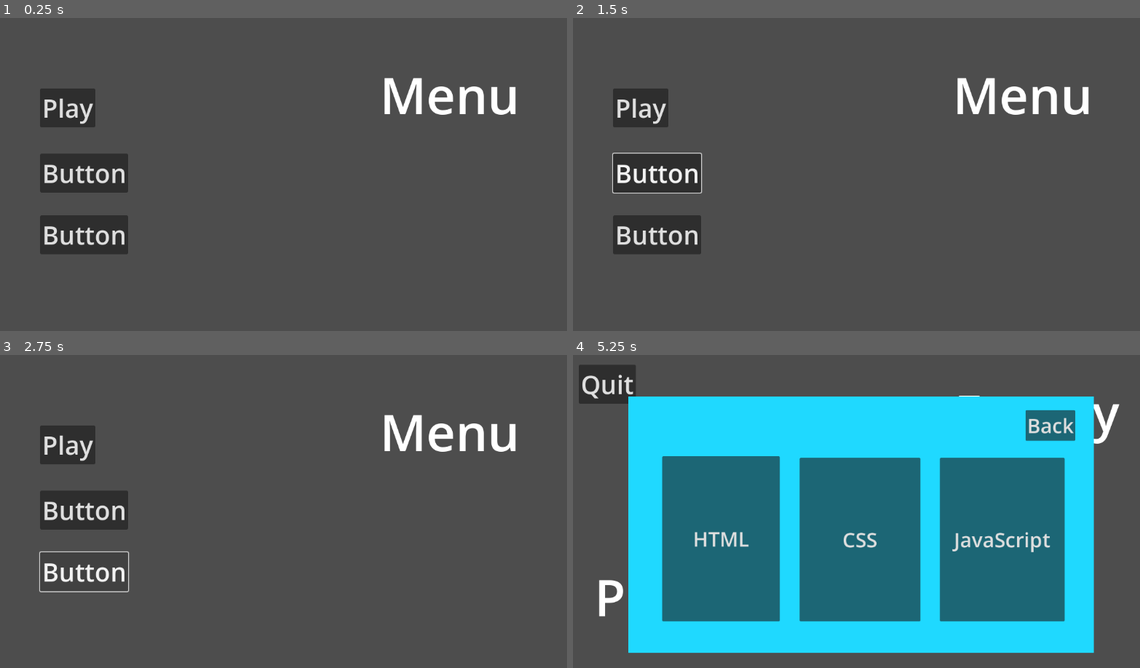
Above: before the commit, frames 1-4 (two rows, left to right).
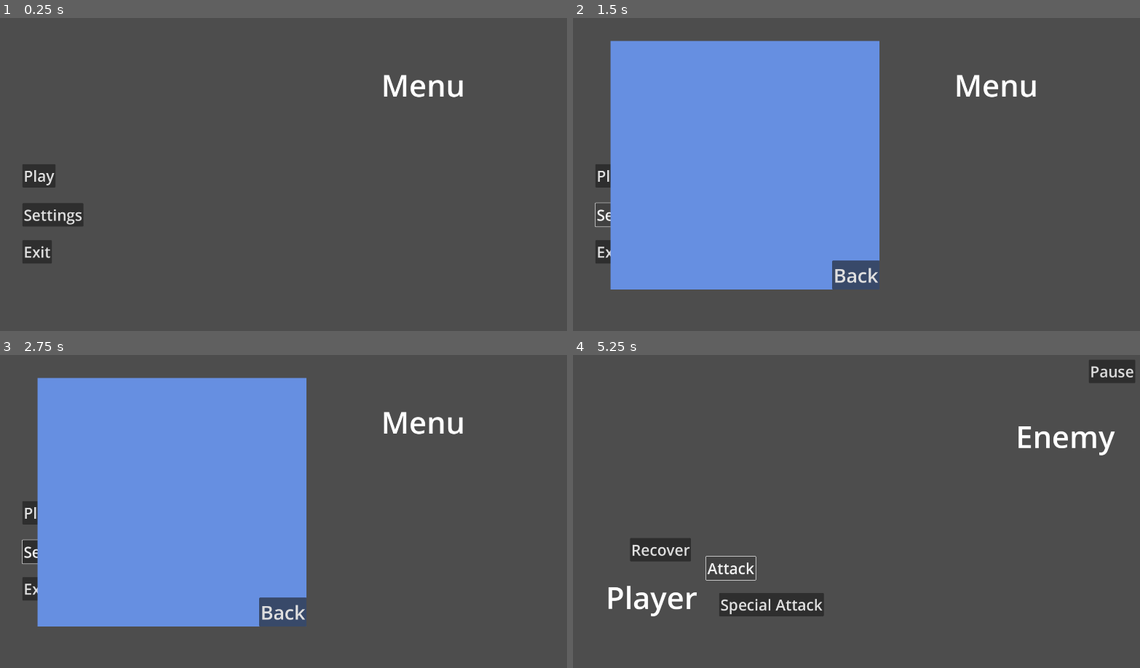
Above: after the commit, the same moments.

Repository: Llander15/guess-zio
Game: Godot game, scene res://Scenes/menu.tscn
The game is run twice, just before and just after one commit, with the same random seed, the same clock (stepped at 60 frames per second) and the same inputs. Before the commit the project starts from res://menu.tscn.
Inputs (mouse positions are in pixels of both pictures, inside the frame that each line leads up to):
- Up to frame 1 (0.25 s): no input
- Up to frame 2 (1.5 s): click (658, 174) at 0.5 s, where only the run before the commit has a clickable "Button"; click (624, 215) at 1.25 s, where only the run after the commit has a clickable "Settings"
- Up to frame 3 (2.75 s): click (85, 570) at 2 s, where only the run before the commit has a clickable "Button"
- Up to frame 4 (5.25 s): click (856, 611) at 2.75 s, where only the run after the commit has a clickable "Back"; click "Play" at 3.5 s; click "Difficulty" (after the commit: "Easy") at 4.25 s; click "Attack" at 5 s

The runs differ from the first frame. In frame 1, 6.8% of the frame differs, in the area x 3-92%, y 18-79%; in frame 2, 40%; in frame 3, 40%; in frame 4, 70%, in the area x 1-100%, y 1-96%.

Commit message:
Updated structure
changed the resolution to 1920*1080, separated scenes from scripts to easily debug later

Diff:
--- /dev/null
+++ b/Scenes/Popups/pause.tscn
@@ -0,0 +1,47 @@
+[gd_scene load_steps=3 format=3 uid="uid://qhv28r00fkto"]
+
+[ext_resource type="Script" uid="uid://cllptns53oj4c" path="res://Scripts/Popups/pause.gd" id="1_erpca"]
+[ext_resource type="PackedScene" uid="uid://dir2ousrcwnry" path="res://Scenes/Popups/settings.tscn" id="2_14sx3"]
+
+[node name="Pause" type="Popup"]
+size = Vector2i(800, 450)
+visible = true
+script = ExtResource("1_erpca")
+
+[node name="ColorRect" type="ColorRect" parent="."]
+offset_right = 811.0
+offset_bottom = 461.0
+color = Color(0.505357, 0.560805, 0.198488, 1)
+
+[node name="Buttons" type="Node" parent="."]
+
+[node name="Resume" type="Button" parent="Buttons"]
+offset_left = 72.0
+offset_top = 176.0
+offset_right = 209.0
+offset_bottom = 272.0
+theme_override_font_sizes/font_size = 32
+text = "Resume"
+
+[node name="Settings" type="Button" parent="Buttons"]
+offset_left = 337.0
+offset_top = 176.0
+offset_right = 474.0
+offset_bottom = 272.0
+theme_override_font_sizes/font_size = 32
+text = "Settings"
+
+[node name="Quit" type="Button" parent="Buttons"]
+offset_left = 589.0
+offset_top = 176.0
+offset_right = 726.0
+offset_bottom = 272.0
+theme_override_font_sizes/font_size = 32
+text = "Quit"
+
+[node name="Settings" parent="." instance=ExtResource("2_14sx3")]
+visible = false
+
+[connection signal="pressed" from="Buttons/Resume" to="." method="resumePressed"]
+[connection signal="pressed" from="Buttons/Settings" to="." method="settingsPressed"]
+[connection signal="pressed" from="Buttons/Quit" to="." method="quitPressed"]
--- /dev/null
+++ b/Scenes/Popups/settings.tscn
@@ -0,0 +1,23 @@
+[gd_scene load_steps=2 format=3 uid="uid://dir2ousrcwnry"]
+
+[ext_resource type="Script" uid="uid://b8gpwjxsyj56r" path="res://Scripts/Popups/settings.gd" id="1_akgvu"]
+
+[node name="Settings" type="Popup"]
+size = Vector2i(1600, 900)
+visible = true
+script = ExtResource("1_akgvu")
+
+[node name="ColorRect" type="ColorRect" parent="."]
+offset_right = 1620.0
+offset_bottom = 937.0
+color = Color(0.401199, 0.56199, 0.879901, 1)
+
+[node name="Back btn" type="Button" parent="."]
+offset_left = 731.0
+offset_top = 724.0
+offset_right = 887.0
+offset_bottom = 820.0
+theme_override_font_sizes/font_size = 64
+text = "Back"
+
+[connection signal="pressed" from="Back btn" to="." method="backBtnPressed"]
--- /dev/null
+++ b/Scenes/difficulty.tscn
@@ -0,0 +1,63 @@
+[gd_scene load_steps=2 format=3 uid="uid://ba1p7q4qievn3"]
+
+[ext_resource type="Script" uid="uid://ce4yl22vvwywm" path="res://Scripts/difficulty.gd" id="1_s0jdy"]
+
+[node name="Difficulty" type="Node2D"]
+script = ExtResource("1_s0jdy")
+
+[node name="Camera2D" type="Camera2D" parent="."]
+position = Vector2(960, -540)
+
+[node name="Label" type="Label" parent="."]
+offset_left = 744.0
+offset_top = -1009.0
+offset_right = 1180.0
+offset_bottom = -872.0
+theme_override_font_sizes/font_size = 100
+text = "Difficulty"
+metadata/_edit_use_anchors_ = true
+
+[node name="Buttons" type="Node" parent="."]
+
+[node name="Difficulty Buttons" type="Node" parent="Buttons"]
+
+[node name="Diff 1" type="Button" parent="Buttons/Difficulty Buttons"]
+offset_left = 452.0
+offset_top = -681.0
+offset_right = 678.0
+offset_bottom = -352.0
+theme_override_font_sizes/font_size = 32
+text = "Easy"
+metadata/_edit_use_anchors_ = true
+
+[node name="Diff 2" type="Button" parent="Buttons/Difficulty Buttons"]
+offset_left = 836.0
+offset_top = -681.0
+offset_right = 1062.0
+offset_bottom = -352.0
+theme_override_font_sizes/font_size = 32
+text = "Intermediate"
+metadata/_edit_use_anchors_ = true
+
+[node name="Diff 3" type="Button" parent="Buttons/Difficulty Buttons"]
+offset_left = 1218.0
+offset_top = -681.0
+offset_right = 1444.0
+offset_bottom = -352.0
+theme_override_font_sizes/font_size = 32
+text = "Hard"
+metadata/_edit_use_anchors_ = true
+
+[node name="Back Button" type="Button" parent="Buttons"]
+offset_left = 144.0
+offset_top = -166.0
+offset_right = 267.0
+offset_bottom = -89.0
+theme_override_font_sizes/font_size = 50
+text = "Back"
+metadata/_edit_use_anchors_ = true
+
+[connection signal="pressed" from="Buttons/Difficulty Buttons/Diff 1" to="." method="diff1Pressed"]
+[connection signal="pressed" from="Buttons/Difficulty Buttons/Diff 2" to="." method="diff2Pressed"]
+[connection signal="pressed" from="Buttons/Difficulty Buttons/Diff 3" to="." method="diff3Pressed"]
+[connection signal="pressed" from="Buttons/Back Button" to="." method="backButtonPressed"]
--- /dev/null
+++ b/Scenes/game.tscn
@@ -0,0 +1,76 @@
+[gd_scene load_steps=3 format=3 uid="uid://ddb8pitm12cef"]
+
+[ext_resource type="Script" uid="uid://caudtx86fa5ap" path="res://Scripts/game.gd" id="1_80nbo"]
+[ext_resource type="PackedScene" uid="uid://qhv28r00fkto" path="res://Scenes/Popups/pause.tscn" id="2_qxrlw"]
+
+[node name="Game" type="Node2D"]
+script = ExtResource("1_80nbo")
+
+[node name="Camera2D" type="Camera2D" parent="."]
+position = Vector2(960, -540)
+
+[node name="Player" type="Node" parent="."]
+
+[node name="Player Name" type="Label" parent="Player"]
+offset_left = 144.0
+offset_top = -335.0
+offset_right = 446.0
+offset_bottom = -198.0
+theme_override_font_sizes/font_size = 100
+text = "Player"
+metadata/_edit_use_anchors_ = true
+
+[node name="Attack btn" type="Button" parent="Player"]
+offset_left = 475.0
+offset_top = -401.0
+offset_right = 638.0
+offset_bottom = -324.0
+theme_override_font_sizes/font_size = 50
+text = "Attack"
+metadata/_edit_use_anchors_ = true
+
+[node name="Recovery btn" type="Button" parent="Player"]
+offset_left = 224.0
+offset_top = -462.0
+offset_right = 425.0
+offset_bottom = -385.0
+theme_override_font_sizes/font_size = 50
+text = "Recover"
+metadata/_edit_use_anchors_ = true
+
+[node name="Special Skill btn" type="Button" parent="Player"]
+offset_left = 518.0
+offset_top = -281.0
+offset_right = 863.0
+offset_bottom = -204.0
+theme_override_font_sizes/font_size = 50
+text = "Special Attack"
+metadata/_edit_use_anchors_ = true
+
+[node name="Enemy2" type="Node" parent="."]
+
+[node name="Enemy Name" type="Label" parent="Enemy2"]
+offset_left = 1496.0
+offset_top = -866.0
+offset_right = 1822.0
+offset_bottom = -729.0
+theme_override_font_sizes/font_size = 100
+text = "Enemy"
+metadata/_edit_use_anchors_ = true
+
+[node name="Pause btn" type="Button" parent="."]
+offset_left = 1737.0
+offset_top = -1050.0
+offset_right = 1890.0
+offset_bottom = -973.0
+theme_override_font_sizes/font_size = 50
+text = "Pause"
+metadata/_edit_use_anchors_ = true
+
+[node name="Pause" parent="." instance=ExtResource("2_qxrlw")]
+
+[connection signal="pressed" from="Player/Attack btn" to="." method="atkBtnPressed"]
+[connection signal="pressed" from="Player/Recovery btn" to="." method="recBtnPressed"]
+[connection signal="pressed" from="Player/Special Skill btn" to="." method="spBtnPressed"]
+[connection signal="pressed" from="Pause btn" to="." method="quitPressed"]
+[connection signal="pressed" from="Pause btn" to="." method="pausePressed"]
--- /dev/null
+++ b/Scenes/menu.tscn
@@ -0,0 +1,54 @@
+[gd_scene load_steps=3 format=3 uid="uid://dwut7kg1wiryc"]
+
+[ext_resource type="Script" uid="uid://df07lu1q5mauk" path="res://Scripts/menu.gd" id="1_1rerr"]
+[ext_resource type="PackedScene" uid="uid://dir2ousrcwnry" path="res://Scenes/Popups/settings.tscn" id="2_xhh6f"]
+
+[node name="Menu" type="Node2D"]
+script = ExtResource("1_1rerr")
+
+[node name="Camera2D" type="Camera2D" parent="."]
+position = Vector2(1799, -895)
+
+[node name="Menu Title" type="Label" parent="."]
+offset_left = 2132.0
+offset_top = -1268.0
+offset_right = 2409.0
+offset_bottom = -1131.0
+theme_override_font_sizes/font_size = 100
+text = "Menu"
+metadata/_edit_use_anchors_ = true
+
+[node name="Buttons" type="Node" parent="."]
+
+[node name="Play Button" type="Button" parent="Buttons"]
+offset_left = 949.0
+offset_top = -939.0
+offset_right = 1058.0
+offset_bottom = -862.0
+theme_override_font_sizes/font_size = 50
+text = "Play"
+metadata/_edit_use_anchors_ = true
+
+[node name="Settings Button" type="Button" parent="Buttons"]
+offset_left = 949.0
+offset_top = -810.0
+offset_right = 1150.0
+offset_bottom = -733.0
+theme_override_font_sizes/font_size = 50
+text = "Settings"
+metadata/_edit_use_anchors_ = true
+
+[node name="Exit Button" type="Button" parent="Buttons"]
+offset_left = 949.0
+offset_top = -688.0
+offset_right = 1046.0
+offset_bottom = -611.0
+theme_override_font_sizes/font_size = 50
+text = "Exit"
+metadata/_edit_use_anchors_ = true
+
+[node name="Settings" parent="." instance=ExtResource("2_xhh6f")]
+
+[connection signal="pressed" from="Buttons/Play Button" to="." method="playButtonPressed"]
+[connection signal="pressed" from="Buttons/Settings Button" to="." method="settingsButtonPressed"]
+[connection signal="pressed" from="Buttons/Exit Button" to="." method="exitButtonPressed"]
--- /dev/null
+++ b/Scripts/Popups/pause.gd
@@ -0,0 +1,13 @@
+extends Popup
+
+func _ready():
+	$"Settings".hide() #prevents the popup from showing when got back from other scene
+
+func resumePressed() -> void:
+	self.hide()
+
+func settingsPressed() -> void:
+	$"Settings".popup_centered()
+
+func quitPressed() -> void:
+	get_tree().change_scene_to_file("res://Scenes/menu.tscn")
--- /dev/null
+++ b/Scripts/Popups/settings.gd
@@ -0,0 +1,4 @@
+extends Popup
+
+func backBtnPressed() -> void:
+	self.hide()
--- /dev/null
+++ b/Scripts/difficulty.gd
@@ -0,0 +1,16 @@
+extends Node2D
+
+func backButtonPressed() -> void:
+	get_tree().change_scene_to_file("res://Scenes/menu.tscn")
+
+func diff1Pressed() -> void:
+	#add a function that changes the difficulty diff1
+	get_tree().change_scene_to_file("res://Scenes/game.tscn")
+
+func diff2Pressed() -> void:
+	#add a function that changes the difficulty diff2
+	get_tree().change_scene_to_file("res://Scenes/game.tscn")
+
+func diff3Pressed() -> void:
+	#add a function that changes the difficulty diff3
+	get_tree().change_scene_to_file("res://Scenes/game.tscn")
--- /dev/null
+++ b/Scripts/game.gd
@@ -0,0 +1,16 @@
+extends Node2D
+
+func _ready():
+	$"Pause".hide() #prevents the popup from showing when got back from difficulty/game scene
+
+func atkBtnPressed() -> void:
+	pass
+
+func recBtnPressed() -> void:
+	pass
+
+func spBtnPressed() -> void:
+	pass
+
+func pausePressed() -> void:
+	$"Pause".popup_centered()
--- /dev/null
+++ b/Scripts/menu.gd
@@ -0,0 +1,13 @@
+extends Node2D
+
+func _ready():
+	$"Settings".hide() #prevents the popup from showing when got back from difficulty/game scene
+
+func playButtonPressed() -> void:
+	get_tree().change_scene_to_file("res://Scenes/difficulty.tscn")
+
+func settingsButtonPressed() -> void:
+	$"Settings".popup_centered()
+
+func exitButtonPressed() -> void:
+	get_tree().quit()
--- a/difficulty.gd
+++ /dev/null
@@ -1,16 +0,0 @@
-extends Node2D
-
-func backButtonPressed() -> void:
-	get_tree().change_scene_to_file("res://menu.tscn")
-
-func diff1Pressed() -> void:
-	#add a function that changes the difficulty diff1
-	get_tree().change_scene_to_file("res://game.tscn")
-
-func diff2Pressed() -> void:
-	#add a function that changes the difficulty diff2
-	get_tree().change_scene_to_file("res://game.tscn")
-
-func diff3Pressed() -> void:
-	#add a function that changes the difficulty diff3
-	get_tree().change_scene_to_file("res://game.tscn")
--- a/difficulty.tscn
+++ /dev/null
@@ -1,57 +0,0 @@
-[gd_scene load_steps=2 format=3 uid="uid://ba1p7q4qievn3"]
-
-[ext_resource type="Script" uid="uid://ce4yl22vvwywm" path="res://difficulty.gd" id="1_ou7of"]
-
-[node name="Difficulty" type="Node2D"]
-script = ExtResource("1_ou7of")
-
-[node name="Camera2D" type="Camera2D" parent="."]
-
-[node name="Label" type="Label" parent="."]
-offset_left = -218.0
-offset_top = -309.0
-offset_right = 218.0
-offset_bottom = -172.0
-theme_override_font_sizes/font_size = 100
-text = "Difficulty"
-
-[node name="Buttons" type="Node" parent="."]
-
-[node name="Difficulty Buttons" type="Node" parent="Buttons"]
-
-[node name="Diff 1" type="Button" parent="Buttons/Difficulty Buttons"]
-offset_left = -508.0
-offset_top = -141.0
-offset_right = -282.0
-offset_bottom = 188.0
-theme_override_font_sizes/font_size = 50
-text = "Difficulty"
-
-[node name="Diff 2" type="Button" parent="Buttons/Difficulty Buttons"]
-offset_left = -124.0
-offset_top = -141.0
-offset_right = 102.0
-offset_bottom = 188.0
-theme_override_font_sizes/font_size = 50
-text = "Difficulty"
-
-[node name="Diff 3" type="Button" parent="Buttons/Difficulty Buttons"]
-offset_left = 258.0
-offset_top = -141.0
-offset_right = 484.0
-offset_bottom = 188.0
-theme_override_font_sizes/font_size = 50
-text = "Difficulty"
-
-[node name="Back Button" type="Button" parent="Buttons"]
-offset_left = -546.0
-offset_top = 218.0
-offset_right = -423.0
-offset_bottom = 295.0
-theme_override_font_sizes/font_size = 50
-text = "Back"
-
-[connection signal="pressed" from="Buttons/Difficulty Buttons/Diff 1" to="." method="diff1Pressed"]
-[connection signal="pressed" from="Buttons/Difficulty Buttons/Diff 2" to="." method="diff2Pressed"]
-[connection signal="pressed" from="Buttons/Difficulty Buttons/Diff 3" to="." method="diff3Pressed"]
-[connection signal="pressed" from="Buttons/Back Button" to="." method="backButtonPressed"]
--- a/game.gd
+++ /dev/null
@@ -1,13 +0,0 @@
-extends Node2D
-
-func quitPressed() -> void:
-	get_tree().change_scene_to_file("res://difficulty.tscn")
-
-func atkBtnPressed() -> void:
-	$OptionPopup.visible = true
-
-func recBtnPressed() -> void:
-	$OptionPopup.visible = true
-
-func spBtnPressed() -> void:
-	$OptionPopup.visible = true
--- a/game.tscn
+++ /dev/null
@@ -1,72 +0,0 @@
-[gd_scene load_steps=3 format=3 uid="uid://ddb8pitm12cef"]
-
-[ext_resource type="Script" uid="uid://caudtx86fa5ap" path="res://game.gd" id="1_80nbo"]
-[ext_resource type="PackedScene" uid="uid://cir0kj65wqxha" path="res://optionPopup.tscn" id="2_e2o6t"]
-
-[node name="Game" type="Node2D"]
-script = ExtResource("1_80nbo")
-
-[node name="OptionPopup" parent="." instance=ExtResource("2_e2o6t")]
-visible = false
-z_index = 5
-position = Vector2(-445, -233)
-scale = Vector2(0.799446, 0.786843)
-
-[node name="Camera2D" type="Camera2D" parent="."]
-
-[node name="Player" type="Node" parent="."]
-
-[node name="Player Name" type="Label" parent="Player"]
-offset_left = -512.0
-offset_top = 95.0
-offset_right = -210.0
-offset_bottom = 232.0
-theme_override_font_sizes/font_size = 100
-text = "Player"
-
-[node name="Attack btn" type="Button" parent="Player"]
-offset_left = -181.0
-offset_top = 29.0
-offset_right = -18.0
-offset_bottom = 106.0
-theme_override_font_sizes/font_size = 50
-text = "Attack"
-
-[node name="Recovery btn" type="Button" parent="Player"]
-offset_left = -432.0
-offset_top = -32.0
-offset_right = -231.0
-offset_bottom = 45.0
-theme_override_font_sizes/font_size = 50
-text = "Recover"
-
-[node name="Special Skill btn" type="Button" parent="Player"]
-offset_left = -138.0
-offset_top = 149.0
-offset_right = 207.0
-offset_bottom = 226.0
-theme_override_font_sizes/font_size = 50
-text = "Special Attack"
-
-[node name="Enemy2" type="Node" parent="."]
-
-[node name="Enemy Name" type="Label" parent="Enemy2"]
-offset_left = 200.0
-offset_top = -271.0
-offset_right = 526.0
-offset_bottom = -134.0
-theme_override_font_sizes/font_size = 100
-text = "Enemy"
-
-[node name="Quit btn" type="Button" parent="."]
-offset_left = -543.0
-offset_top = -296.0
-offset_right = -430.0
-offset_bottom = -219.0
-theme_override_font_sizes/font_size = 50
-text = "Quit"
-
-[connection signal="pressed" from="Player/Attack btn" to="." method="atkBtnPressed"]
-[connection signal="pressed" from="Player/Recovery btn" to="." method="recBtnPressed"]
-[connection signal="pressed" from="Player/Special Skill btn" to="." method="spBtnPressed"]
-[connection signal="pressed" from="Quit btn" to="." method="quitPressed"]
--- a/guess-zio-main/difficulty.gd
+++ /dev/null
@@ -1,16 +0,0 @@
-extends Node2D
-
-func backButtonPressed() -> void:
-	get_tree().change_scene_to_file("res://menu.tscn")
-
-func diff1Pressed() -> void:
-	#add a function that changes the difficulty diff1
-	get_tree().change_scene_to_file("res://game.tscn")
-
-func diff2Pressed() -> void:
-	#add a function that changes the difficulty diff2
-	get_tree().change_scene_to_file("res://game.tscn")
-
-func diff3Pressed() -> void:
-	#add a function that changes the difficulty diff3
-	get_tree().change_scene_to_file("res://game.tscn")
--- a/guess-zio-main/difficulty.tscn
+++ /dev/null
@@ -1,57 +0,0 @@
-[gd_scene load_steps=2 format=3 uid="uid://ba1p7q4qievn3"]
-
-[ext_resource type="Script" uid="uid://ce4yl22vvwywm" path="res://difficulty.gd" id="1_ou7of"]
-
-[node name="Difficulty" type="Node2D"]
-script = ExtResource("1_ou7of")
-
-[node name="Camera2D" type="Camera2D" parent="."]
-
-[node name="Label" type="Label" parent="."]
-offset_left = -218.0
-offset_top = -309.0
-offset_right = 218.0
-offset_bottom = -172.0
-theme_override_font_sizes/font_size = 100
-text = "Difficulty"
-
-[node name="Buttons" type="Node" parent="."]
-
-[node name="Difficulty Buttons" type="Node" parent="Buttons"]
-
-[node name="Diff 1" type="Button" parent="Buttons/Difficulty Buttons"]
-offset_left = -508.0
-offset_top = -141.0
-offset_right = -282.0
-offset_bottom = 188.0
-theme_override_font_sizes/font_size = 50
-text = "Easy"
-
-[node name="Diff 2" type="Button" parent="Buttons/Difficulty Buttons"]
-offset_left = -124.0
-offset_top = -141.0
-offset_right = 102.0
-offset_bottom = 188.0
-theme_override_font_sizes/font_size = 50
-text = "Medium"
-
-[node name="Diff 3" type="Button" parent="Buttons/Difficulty Buttons"]
-offset_left = 258.0
-offset_top = -141.0
-offset_right = 484.0
-offset_bottom = 188.0
-theme_override_font_sizes/font_size = 50
-text = "Hard"
-
-[node name="Back Button" type="Button" parent="Buttons"]
-offset_left = -546.0
-offset_top = 218.0
-offset_right = -423.0
-offset_bottom = 295.0
-theme_override_font_sizes/font_size = 50
-text = "Back"
-
-[connection signal="pressed" from="Buttons/Difficulty Buttons/Diff 1" to="." method="diff1Pressed"]
-[connection signal="pressed" from="Buttons/Difficulty Buttons/Diff 2" to="." method="diff2Pressed"]
-[connection signal="pressed" from="Buttons/Difficulty Buttons/Diff 3" to="." method="diff3Pressed"]
-[connection signal="pressed" from="Buttons/Back Button" to="." method="backButtonPressed"]
--- a/guess-zio-main/game.gd
+++ /dev/null
@@ -1,13 +0,0 @@
-extends Node2D
-
-func quitPressed() -> void:
-	get_tree().change_scene_to_file("res://difficulty.tscn")
-
-func atkBtnPressed() -> void:
-	$OptionPopup.visible = true
-
-func recBtnPressed() -> void:
-	$OptionPopup.visible = true
-
-func spBtnPressed() -> void:
-	$OptionPopup.visible = true
--- a/guess-zio-main/game.tscn
+++ /dev/null
@@ -1,72 +0,0 @@
-[gd_scene load_steps=3 format=3 uid="uid://ddb8pitm12cef"]
-
-[ext_resource type="Script" uid="uid://caudtx86fa5ap" path="res://game.gd" id="1_80nbo"]
-[ext_resource type="PackedScene" uid="uid://cir0kj65wqxha" path="res://optionPopup.tscn" id="2_e2o6t"]
-
-[node name="Game" type="Node2D"]
-script = ExtResource("1_80nbo")
-
-[node name="OptionPopup" parent="." instance=ExtResource("2_e2o6t")]
-visible = false
-z_index = 5
-position = Vector2(-445, -233)
-scale = Vector2(0.799446, 0.786843)
-
-[node name="Camera2D" type="Camera2D" parent="."]
-
-[node name="Player" type="Node" parent="."]
-
-[node name="Player Name" type="Label" parent="Player"]
-offset_left = -662.0
-offset_top = 299.0
-offset_right = -360.0
-offset_bottom = 436.0
-theme_override_font_sizes/font_size = 100
-text = "Player"
-
-[node name="Attack btn" type="Button" parent="Player"]
-offset_left = -286.0
-offset_top = 151.0
-offset_right = -123.0
-offset_bottom = 228.0
-theme_override_font_sizes/font_size = 50
-text = "Attack"
-
-[node name="Recovery btn" type="Button" parent="Player"]
-offset_left = -599.0
-offset_top = 54.0
-offset_right = -398.0
-offset_bottom = 131.0
-theme_override_font_sizes/font_size = 50
-text = "Recover"
-
-[node name="Special Skill btn" type="Button" parent="Player"]
-offset_left = -256.0
-offset_top = 346.0
-offset_right = 89.0
-offset_bottom = 423.0
-theme_override_font_sizes/font_size = 50
-text = "Special Attack"
-
-[node name="Enemy2" type="Node" parent="."]
-
-[node name="Enemy Name" type="Label" parent="Enemy2"]
-offset_left = 266.0
-offset_top = -372.0
-offset_right = 592.0
-offset_bottom = -235.0
-theme_override_font_sizes/font_size = 100
-text = "Enemy"
-
-[node name="Quit btn" type="Button" parent="."]
-offset_left = -674.0
-offset_top = -414.0
-offset_right = -561.0
-offset_bottom = -337.0
-theme_override_font_sizes/font_size = 50
-text = "Quit"
-
-[connection signal="pressed" from="Player/Attack btn" to="." method="atkBtnPressed"]
-[connection signal="pressed" from="Player/Recovery btn" to="." method="recBtnPressed"]
-[connection signal="pressed" from="Player/Special Skill btn" to="." method="spBtnPressed"]
-[connection signal="pressed" from="Quit btn" to="." method="quitPressed"]
--- a/menu.gd
+++ /dev/null
@@ -1,4 +0,0 @@
-extends Node2D
-
-func playButtonPressed() -> void:
-	get_tree().change_scene_to_file("res://difficulty.tscn")
--- a/menu.tscn
+++ /dev/null
@@ -1,45 +0,0 @@
-[gd_scene load_steps=2 format=3 uid="uid://dwut7kg1wiryc"]
-
-[ext_resource type="Script" uid="uid://df07lu1q5mauk" path="res://menu.gd" id="1_lti8b"]
-
-[node name="Menu" type="Node2D"]
-script = ExtResource("1_lti8b")
-metadata/_edit_vertical_guides_ = [-475.0]
-
-[node name="Camera2D" type="Camera2D" parent="."]
-
-[node name="Menu Title" type="Label" parent="."]
-offset_left = 197.0
-offset_top = -232.0
-offset_right = 474.0
-offset_bottom = -95.0
-theme_override_font_sizes/font_size = 100
-text = "Menu"
-
-[node name="Buttons" type="Node" parent="."]
-
-[node name="Play Button" type="Button" parent="Buttons"]
-offset_left = -475.0
-offset_top = -176.0
-offset_right = -366.0
-offset_bottom = -99.0
-theme_override_font_sizes/font_size = 50
-text = "Play"
-
-[node name="Button 2" type="Button" parent="Buttons"]
-offset_left = -475.0
-offset_top = -47.0
-offset_right = -301.0
-offset_bottom = 30.0
-theme_override_font_sizes/font_size = 50
-text = "Button"
-
-[node name="Button 3" type="Button" parent="Buttons"]
-offset_left = -475.0
-offset_top = 75.0
-offset_right = -301.0
-offset_bottom = 152.0
-theme_override_font_sizes/font_size = 50
-text = "Button"
-
-[connection signal="pressed" from="Buttons/Play Button" to="." method="playButtonPressed"]
--- a/optionPopup.tscn
+++ /dev/null
@@ -1,52 +0,0 @@
-[gd_scene load_steps=2 format=3 uid="uid://cir0kj65wqxha"]
-
-[ext_resource type="Script" uid="uid://bcat8braiohp4" path="res://option_popup.gd" id="1_vfki3"]
-
-[node name="OptionPopup" type="Node2D"]
-script = ExtResource("1_vfki3")
-
-[node name="BlankSpace" type="TextureButton" parent="."]
-offset_left = -648.0
-offset_top = -471.0
-offset_right = 1869.0
-offset_bottom = 1053.0
-
-[node name="BackGround" type="ColorRect" parent="."]
-offset_right = 1152.0
-offset_bottom = 644.0
-color = Color(0.121569, 0.85098, 1, 1)
-
-[node name="HTML btn" type="Button" parent="."]
-offset_left = 84.0
-offset_top = 150.0
-offset_right = 375.0
-offset_bottom = 565.0
-theme_override_font_sizes/font_size = 50
-text = "HTML"
-
-[node name="CSS btn" type="Button" parent="."]
-offset_left = 424.0
-offset_top = 154.0
-offset_right = 723.0
-offset_bottom = 565.0
-theme_override_font_sizes/font_size = 50
-text = "CSS"
-
-[node name="JavaScript" type="Button" parent="."]
-offset_left = 771.0
-offset_top = 154.0
-offset_right = 1080.0
-offset_bottom = 565.0
-theme_override_font_sizes/font_size = 50
-text = "JavaScript"
-
-[node name="Back" type="Button" parent="."]
-offset_left = 983.0
-offset_top = 34.0
-offset_right = 1106.0
-offset_bottom = 111.0
-theme_override_font_sizes/font_size = 50
-text = "Back"
-
-[connection signal="pressed" from="BlankSpace" to="." method="blankSpacePressed"]
-[connection signal="pressed" from="Back" to="." method="backBtnPressed"]
--- a/option_popup.gd
+++ /dev/null
@@ -1,7 +0,0 @@
-extends Node2D
-
-func backBtnPressed() -> void:
-	$".".visible = false
-
-func blankSpacePressed() -> void:
-	$".".visible = false
--- a/project.godot
+++ b/project.godot
@@ -17,4 +17,7 @@
 
 [display]
 
+window/size/viewport_width=1920
+window/size/viewport_height=1080
+window/size/mode=3
 window/stretch/mode="viewport"
Not shown, added: Scripts/Popups/pause.gd.uid
Not shown, added: Scripts/Popups/settings.gd.uid
Renamed: difficulty.gd.uid -> Scripts/difficulty.gd.uid
Renamed: game.gd.uid -> Scripts/game.gd.uid
Renamed: menu.gd.uid -> Scripts/menu.gd.uid
Not shown, changed: export_presets.cfg
Not shown, removed: guess-zio-main/difficulty.gd.uid
Not shown, removed: guess-zio-main/export_presets.cfg
Not shown, removed: guess-zio-main/game.gd.uid
Not shown, removed: option_popup.gd.uid
Not shown, added: Guess Zio_v0.4.console.exe
Not shown, added: Guess Zio_v0.4.exe
(and 1 more such lines)
